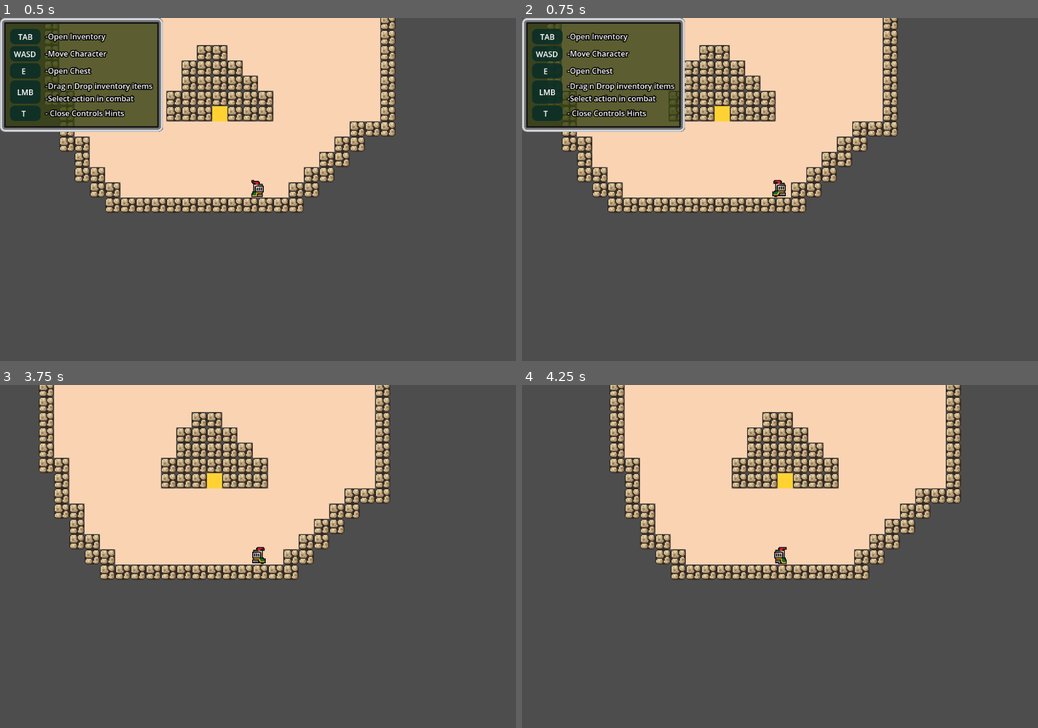
Above: before the commit, frames 1-4 (two rows, left to right).
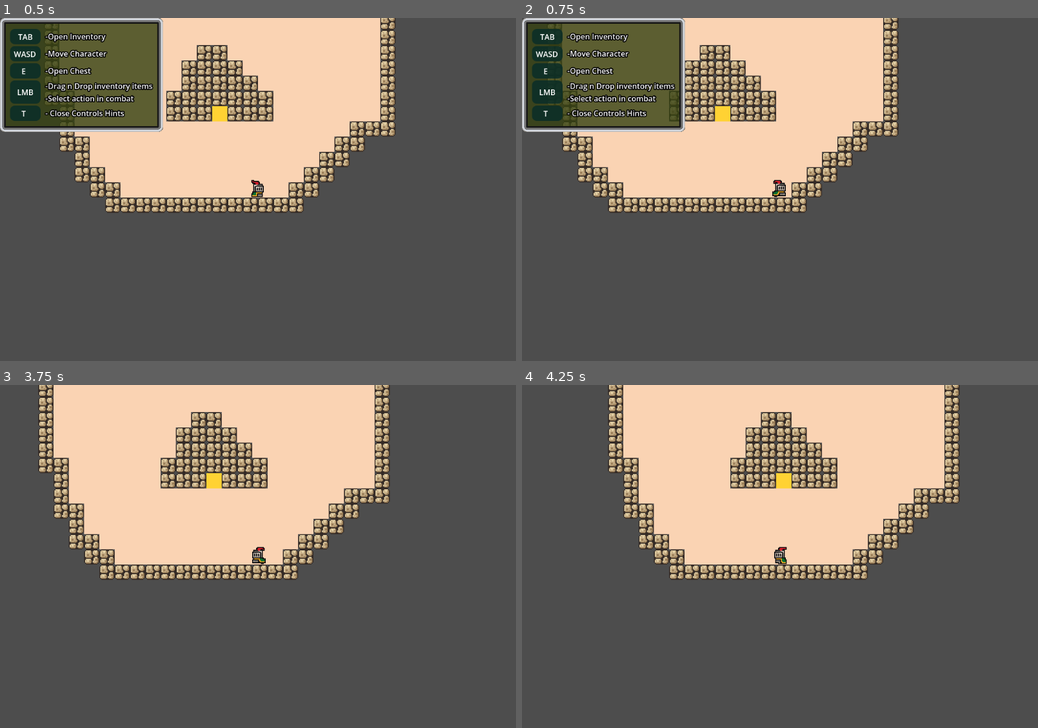
Above: after the commit, the same moments.

Repository: JosiahKey/new-beginnings-version-0.1.0
Game: Godot game, scene res://Scenes/main.tscn
The game is run twice, just before and just after one commit, with the same random seed, the same clock (stepped at 60 frames per second) and the same inputs.
Inputs (mouse positions are in pixels of both pictures, inside the frame that each line leads up to):
- Up to frame 1 (0.5 s): no input
- Up to frame 2 (0.75 s): tap Enter at 0.5 s; move the mouse to (893, 172) at 0.52 s; hold D (move_right) from 0.53 s (still down); click (893, 172) at 0.6 s
- Up to frame 3 (3.75 s): release D (move_right) at 1.25 s; tap Space at 1.25, 2.75 s; drag from (154, 573) to (196, 481) at 1.27 s; tap Enter at 2, 3.5 s; move the mouse to (309, 481) at 2.02 s; hold D (move_right) 2.03-2.75 s; hold T (hidehint) 2.03-2.75 s; drag from (232, 625) to (103, 505) at 2.77 s; move the mouse to (412, 607) at 3.52 s; hold A (move_left) from 3.53 s (still down); hold E (Interact) from 3.53 s (still down)
- Up to frame 4 (4.25 s): keep holding A (move_left); keep holding E (Interact)

Frame 1 is identical in both runs. In frame 2, 2.2% of the frame differs, in the area x 4-73%, y 0-57%; in frame 3, 2.7%; in frame 4, 5.7%, in the area x 16-86%, y 0-57%.

Commit message:
small changes
bugs fixed:
-fixed enemies attacking before combat fade in is finished
balance changes:
-enemies speed needs buffed
-strength and speed start at 1

Diff:
--- a/Globals/player_data.gd
+++ b/Globals/player_data.gd
@@ -8,7 +8,7 @@
 	"Total_hp": 0,
 	"Strength": 0,
 	"Bonus_strength": 0,
-	"Speed": 1,
+	"Speed": 0,
 	"Bonus_speed": 0,
 	"Current_hp": 300,
 	"Accuracy": 0,
--- a/Scenes/Combat.tscn
+++ b/Scenes/Combat.tscn
@@ -132,24 +132,24 @@
 &"fadeout": SubResource("Animation_cy1ba")
 }
 
-[node name="Combat" type="Node2D"]
+[node name="Combat" type="Node2D" unique_id=643408737]
 process_mode = 1
 script = ExtResource("1_cy1ba")
 
-[node name="Combat" type="CanvasLayer" parent="."]
+[node name="Combat" type="CanvasLayer" parent="." unique_id=388883522]
 process_mode = 3
 script = ExtResource("2_wpely")
 
-[node name="Camera2D" type="Camera2D" parent="Combat"]
+[node name="Camera2D" type="Camera2D" parent="Combat" unique_id=1061897076]
 anchor_mode = 0
 
-[node name="Background_Image" type="TextureRect" parent="Combat"]
+[node name="Background_Image" type="TextureRect" parent="Combat" unique_id=560959493]
 offset_right = 1080.0
 offset_bottom = 720.0
 texture = ExtResource("3_cy1ba")
 metadata/_edit_lock_ = true
 
-[node name="Sub_Menus" type="HBoxContainer" parent="Combat/Background_Image"]
+[node name="Sub_Menus" type="HBoxContainer" parent="Combat/Background_Image" unique_id=2138415245]
 layout_mode = 1
 anchors_preset = 7
 anchor_left = 0.5
@@ -164,7 +164,7 @@
 grow_vertical = 0
 theme_override_constants/separation = 2
 
-[node name="HP_Bar" type="NinePatchRect" parent="Combat/Background_Image/Sub_Menus"]
+[node name="HP_Bar" type="NinePatchRect" parent="Combat/Background_Image/Sub_Menus" unique_id=532769296]
 custom_minimum_size = Vector2(32, 128)
 layout_mode = 2
 size_flags_horizontal = 3
@@ -174,7 +174,7 @@
 patch_margin_right = 12
 patch_margin_bottom = 12
 
-[node name="MarginContainer" type="MarginContainer" parent="Combat/Background_Image/Sub_Menus/HP_Bar"]
+[node name="MarginContainer" type="MarginContainer" parent="Combat/Background_Image/Sub_Menus/HP_Bar" unique_id=54256002]
 layout_mode = 1
 anchors_preset = 15
 anchor_right = 1.0
@@ -186,7 +186,7 @@
 theme_override_constants/margin_right = 6
 theme_override_constants/margin_bottom = 6
 
-[node name="Health_Prog" type="TextureProgressBar" parent="Combat/Background_Image/Sub_Menus/HP_Bar/MarginContainer"]
+[node name="Health_Prog" type="TextureProgressBar" parent="Combat/Background_Image/Sub_Menus/HP_Bar/MarginContainer" unique_id=229549591]
 layout_mode = 2
 value = 100.0
 fill_mode = 3
@@ -194,7 +194,7 @@
 texture_under = SubResource("GradientTexture1D_g4qrr")
 texture_progress = SubResource("GradientTexture1D_aqiim")
 
-[node name="Player_Panel" type="NinePatchRect" parent="Combat/Background_Image/Sub_Menus"]
+[node name="Player_Panel" type="NinePatchRect" parent="Combat/Background_Image/Sub_Menus" unique_id=2025273988]
 custom_minimum_size = Vector2(256, 128)
 layout_mode = 2
 texture = ExtResource("2_lm3ry")
@@ -203,7 +203,7 @@
 patch_margin_right = 12
 patch_margin_bottom = 12
 
-[node name="VBoxContainer" type="VBoxContainer" parent="Combat/Background_Image/Sub_Menus/Player_Panel"]
+[node name="VBoxContainer" type="VBoxContainer" parent="Combat/Background_Image/Sub_Menus/Player_Panel" unique_id=1443855622]
 layout_mode = 1
 anchors_preset = 8
 anchor_left = 0.5
@@ -218,7 +218,7 @@
 grow_vertical = 2
 theme_override_constants/separation = -2
 
-[node name="Name" type="Label" parent="Combat/Background_Image/Sub_Menus/Player_Panel/VBoxContainer"]
+[node name="Name" type="Label" parent="Combat/Background_Image/Sub_Menus/Player_Panel/VBoxContainer" unique_id=729872839]
 layout_mode = 2
 theme_override_colors/font_color = Color(1, 1, 1, 1)
 theme_override_colors/font_shadow_color = Color(0, 0, 0, 1)
@@ -226,7 +226,7 @@
 theme_override_constants/outline_size = 4
 text = "Sir Knight The Valorous"
 
-[node name="Combat_Hp_Label" type="Label" parent="Combat/Background_Image/Sub_Menus/Player_Panel/VBoxContainer"]
+[node name="Combat_Hp_Label" type="Label" parent="Combat/Background_Image/Sub_Menus/Player_Panel/VBoxContainer" unique_id=1183683340]
 layout_mode = 2
 theme_override_colors/font_color = Color(1, 1, 1, 1)
 theme_override_colors/font_shadow_color = Color(0, 0, 0, 1)
@@ -234,7 +234,7 @@
 theme_override_constants/outline_size = 4
 text = "<hp: xx/xx>"
 
-[node name="EXP" type="Label" parent="Combat/Background_Image/Sub_Menus/Player_Panel/VBoxContainer"]
+[node name="EXP" type="Label" parent="Combat/Background_Image/Sub_Menus/Player_Panel/VBoxContainer" unique_id=615920400]
 layout_mode = 2
 theme_override_colors/font_color = Color(1, 1, 1, 1)
 theme_override_colors/font_shadow_color = Color(0, 0, 0, 1)
@@ -242,7 +242,7 @@
 theme_override_constants/outline_size = 4
 text = "<exp: xx/xx>"
 
-[node name="Armor" type="Label" parent="Combat/Background_Image/Sub_Menus/Player_Panel/VBoxContainer"]
+[node name="Armor" type="Label" parent="Combat/Background_Image/Sub_Menus/Player_Panel/VBoxContainer" unique_id=1149913180]
 layout_mode = 2
 theme_override_colors/font_color = Color(1, 1, 1, 1)
 theme_override_colors/font_shadow_color = Color(0, 0, 0, 1)
@@ -250,7 +250,7 @@
 theme_override_constants/outline_size = 4
 text = "<armor: xx%>"
 
-[node name="Evasion" type="Label" parent="Combat/Background_Image/Sub_Menus/Player_Panel/VBoxContainer"]
+[node name="Evasion" type="Label" parent="Combat/Background_Image/Sub_Menus/Player_Panel/VBoxContainer" unique_id=39457636]
 layout_mode = 2
 theme_override_colors/font_color = Color(1, 1, 1, 1)
 theme_override_colors/font_shadow_color = Color(0, 0, 0, 1)
@@ -258,7 +258,7 @@
 theme_override_constants/outline_size = 4
 text = "<evasion: xx%>"
 
-[node name="Action_Panel" type="NinePatchRect" parent="Combat/Background_Image/Sub_Menus"]
+[node name="Action_Panel" type="NinePatchRect" parent="Combat/Background_Image/Sub_Menus" unique_id=791549641]
 custom_minimum_size = Vector2(256, 128)
 layout_mode = 2
 texture = ExtResource("2_lm3ry")
@@ -267,7 +267,8 @@
 patch_margin_right = 12
 patch_margin_bottom = 12
 
-[node name="Actions_Container" type="VBoxContainer" parent="Combat/Background_Image/Sub_Menus/Action_Panel"]
+[node name="Actions_Container" type="VBoxContainer" parent="Combat/Background_Image/Sub_Menus/Action_Panel" unique_id=175060115]
+visible = false
 layout_mode = 1
 anchors_preset = 8
 anchor_left = 0.5
@@ -281,7 +282,7 @@
 grow_horizontal = 2
 grow_vertical = 2
 
-[node name="action_button" type="TextureButton" parent="Combat/Background_Image/Sub_Menus/Action_Panel/Actions_Container"]
+[node name="action_button" type="TextureButton" parent="Combat/Background_Image/Sub_Menus/Action_Panel/Actions_Container" unique_id=767503107]
 custom_minimum_size = Vector2(220, 32)
 layout_mode = 2
 size_flags_horizontal = 4
@@ -291,7 +292,7 @@
 texture_pressed = ExtResource("6_cy1ba")
 texture_hover = ExtResource("7_wpely")
 
-[node name="Label" type="Label" parent="Combat/Background_Image/Sub_Menus/Action_Panel/Actions_Container/action_button"]
+[node name="Label" type="Label" parent="Combat/Background_Image/Sub_Menus/Action_Panel/Actions_Container/action_button" unique_id=1216042351]
 layout_mode = 1
 anchors_preset = 8
 anchor_left = 0.5
@@ -311,7 +312,7 @@
 text = "Attack"
 horizontal_alignment = 1
 
-[node name="action_button2" type="TextureButton" parent="Combat/Background_Image/Sub_Menus/Action_Panel/Actions_Container"]
+[node name="action_button2" type="TextureButton" parent="Combat/Background_Image/Sub_Menus/Action_Panel/Actions_Container" unique_id=1568677157]
 custom_minimum_size = Vector2(220, 32)
 layout_mode = 2
 size_flags_horizontal = 4
@@ -321,7 +322,7 @@
 texture_pressed = ExtResource("6_cy1ba")
 texture_hover = ExtResource("7_wpely")
 
-[node name="Label" type="Label" parent="Combat/Background_Image/Sub_Menus/Action_Panel/Actions_Container/action_button2"]
+[node name="Label" type="Label" parent="Combat/Background_Image/Sub_Menus/Action_Panel/Actions_Container/action_button2" unique_id=1232128544]
 layout_mode = 1
 anchors_preset = 8
 anchor_left = 0.5
@@ -340,7 +341,7 @@
 text = "Heal"
 horizontal_alignment = 1
 
-[node name="action_button3" type="TextureButton" parent="Combat/Background_Image/Sub_Menus/Action_Panel/Actions_Container"]
+[node name="action_button3" type="TextureButton" parent="Combat/Background_Image/Sub_Menus/Action_Panel/Actions_Container" unique_id=132148017]
 custom_minimum_size = Vector2(220, 32)
 layout_mode = 2
 size_flags_horizontal = 4
@@ -350,7 +351,7 @@
 texture_pressed = ExtResource("6_cy1ba")
 texture_hover = ExtResource("7_wpely")
 
-[node name="Label" type="Label" parent="Combat/Background_Image/Sub_Menus/Action_Panel/Actions_Container/action_button3"]
+[node name="Label" type="Label" parent="Combat/Background_Image/Sub_Menus/Action_Panel/Actions_Container/action_button3" unique_id=209290052]
 layout_mode = 1
 anchors_preset = 8
 anchor_left = 0.5
@@ -369,7 +370,7 @@
 text = "Attack All"
 horizontal_alignment = 1
 
-[node name="Info_Panels" type="VBoxContainer" parent="Combat/Background_Image/Sub_Menus/Action_Panel"]
+[node name="Info_Panels" type="VBoxContainer" parent="Combat/Background_Image/Sub_Menus/Action_Panel" unique_id=144075751]
 visible = false
 z_index = 1
 layout_mode = 1
@@ -386,7 +387,7 @@
 grow_vertical = 2
 theme_override_constants/separation = 0
 
-[node name="Confirm" type="NinePatchRect" parent="Combat/Background_Image/Sub_Menus/Action_Panel/Info_Panels"]
+[node name="Confirm" type="NinePatchRect" parent="Combat/Background_Image/Sub_Menus/Action_Panel/Info_Panels" unique_id=1155190251]
 custom_minimum_size = Vector2(248, 42)
 layout_mode = 2
 texture = ExtResource("2_lm3ry")
@@ -395,7 +396,7 @@
 patch_margin_right = 6
 patch_margin_bottom = 6
 
-[node name="H" type="HBoxContainer" parent="Combat/Background_Image/Sub_Menus/Action_Panel/Info_Panels/Confirm"]
+[node name="H" type="HBoxContainer" parent="Combat/Background_Image/Sub_Menus/Action_Panel/Info_Panels/Confirm" unique_id=1909626965]
 layout_mode = 1
 anchors_preset = 15
 anchor_right = 1.0
@@ -404,18 +405,18 @@
 grow_vertical = 2
 alignment = 1
 
-[node name="back" type="Button" parent="Combat/Background_Image/Sub_Menus/Action_Panel/Info_Panels/Confirm/H"]
+[node name="back" type="Button" parent="Combat/Background_Image/Sub_Menus/Action_Panel/Info_Panels/Confirm/H" unique_id=1366355233]
 layout_mode = 2
 size_flags_horizontal = 4
 size_flags_vertical = 4
 text = "back"
 
-[node name="confirm_btn" type="Button" parent="Combat/Background_Image/Sub_Menus/Action_Panel/Info_Panels/Confirm/H"]
+[node name="confirm_btn" type="Button" parent="Combat/Background_Image/Sub_Menus/Action_Panel/Info_Panels/Confirm/H" unique_id=1575963225]
 layout_mode = 2
 size_flags_vertical = 4
 text = "confirm"
 
-[node name="Info" type="NinePatchRect" parent="Combat/Background_Image/Sub_Menus/Action_Panel/Info_Panels"]
+[node name="Info" type="NinePatchRect" parent="Combat/Background_Image/Sub_Menus/Action_Panel/Info_Panels" unique_id=1861480476]
 custom_minimum_size = Vector2(248, 100)
 layout_mode = 2
 texture = ExtResource("2_lm3ry")
@@ -424,7 +425,7 @@
 patch_margin_right = 6
 patch_margin_bottom = 6
 
-[node name="VBoxContainer" type="VBoxContainer" parent="Combat/Background_Image/Sub_Menus/Action_Panel/Info_Panels/Info"]
+[node name="VBoxContainer" type="VBoxContainer" parent="Combat/Background_Image/Sub_Menus/Action_Panel/Info_Panels/Info" unique_id=1810994605]
 layout_mode = 1
 anchors_preset = 8
 anchor_left = 0.5
@@ -438,15 +439,15 @@
 grow_horizontal = 2
 grow_vertical = 2
 
-[node name="damage" type="Label" parent="Combat/Background_Image/Sub_Menus/Action_Panel/Info_Panels/Info/VBoxContainer"]
+[node name="damage" type="Label" parent="Combat/Background_Image/Sub_Menus/Action_Panel/Info_Panels/Info/VBoxContainer" unique_id=1448523847]
 layout_mode = 2
 text = "<damage range>"
 
-[node name="hit_chance" type="Label" parent="Combat/Background_Image/Sub_Menus/Action_Panel/Info_Panels/Info/VBoxContainer"]
+[node name="hit_chance" type="Label" parent="Combat/Background_Image/Sub_Menus/Action_Panel/Info_Panels/Info/VBoxContainer" unique_id=1995710480]
 layout_mode = 2
 text = "<chance to hit>"
 
-[node name="Enemy_Panel" type="NinePatchRect" parent="Combat/Background_Image/Sub_Menus"]
+[node name="Enemy_Panel" type="NinePatchRect" parent="Combat/Background_Image/Sub_Menus" unique_id=1817255766]
 custom_minimum_size = Vector2(256, 128)
 layout_mode = 2
 texture = ExtResource("2_lm3ry")
@@ -455,7 +456,7 @@
 patch_margin_right = 12
 patch_margin_bottom = 12
 
-[node name="V" type="VBoxContainer" parent="Combat/Background_Image/Sub_Menus/Enemy_Panel"]
+[node name="V" type="VBoxContainer" parent="Combat/Background_Image/Sub_Menus/Enemy_Panel" unique_id=1337266882]
 layout_mode = 1
 anchors_preset = 8
 anchor_left = 0.5
@@ -470,27 +471,22 @@
 grow_vertical = 2
 theme_override_constants/separation = 0
 
-[node name="Label1" type="Label" parent="Combat/Background_Image/Sub_Menus/Enemy_Panel/V"]
-layout_mode = 2
-text = "Green Slime"
-
-[node name="Label2" type="Label" parent="Combat/Background_Image/Sub_Menus/Enemy_Panel/V"]
-layout_mode = 2
-text = "Green Slime"
-
-[node name="Label3" type="Label" parent="Combat/Background_Image/Sub_Menus/Enemy_Panel/V"]
-layout_mode = 2
-text = "."
-
-[node name="Label4" type="Label" parent="Combat/Background_Image/Sub_Menus/Enemy_Panel/V"]
-layout_mode = 2
-text = "."
-
-[node name="Label5" type="Label" parent="Combat/Background_Image/Sub_Menus/Enemy_Panel/V"]
-layout_mode = 2
-text = "Green Slime"
-
-[node name="Enemy_Sprites" type="HBoxContainer" parent="Combat/Background_Image"]
+[node name="Label1" type="Label" parent="Combat/Background_Image/Sub_Menus/Enemy_Panel/V" unique_id=1065290480]
+layout_mode = 2
+
+[node name="Label2" type="Label" parent="Combat/Background_Image/Sub_Menus/Enemy_Panel/V" unique_id=1206493730]
+layout_mode = 2
+
+[node name="Label3" type="Label" parent="Combat/Background_Image/Sub_Menus/Enemy_Panel/V" unique_id=230761597]
+layout_mode = 2
+
+[node name="Label4" type="Label" parent="Combat/Background_Image/Sub_Menus/Enemy_Panel/V" unique_id=1994928681]
+layout_mode = 2
+
+[node name="Label5" type="Label" parent="Combat/Background_Image/Sub_Menus/Enemy_Panel/V" unique_id=863757951]
+layout_mode = 2
+
+[node name="Enemy_Sprites" type="HBoxContainer" parent="Combat/Background_Image" unique_id=1266792812]
 layout_mode = 0
 offset_left = 566.0
 offset_top = 373.0
@@ -498,7 +494,7 @@
 offset_bottom = 435.0
 alignment = 2
 
-[node name="Player" type="Control" parent="Combat/Background_Image"]
+[node name="Player" type="Control" parent="Combat/Background_Image" unique_id=40468200]
 layout_mode = 1
 anchors_preset = 8
 anchor_left = 0.5
@@ -513,7 +509,7 @@
 grow_vertical = 2
 script = ExtResource("8_kbh2q")
 
-[node name="Player_Turn_Indicator" type="GPUParticles2D" parent="Combat/Background_Image/Player"]
+[node name="Player_Turn_Indicator" type="GPUParticles2D" parent="Combat/Background_Image/Player" unique_id=1248712178]
 visible = false
 material = SubResource("CanvasItemMaterial_jcjnu")
 position = Vector2(16, 32)
@@ -522,7 +518,7 @@
 lifetime = 1.34
 process_material = SubResource("ParticleProcessMaterial_dpwsi")
 
-[node name="Hit_Indicator" type="GPUParticles2D" parent="Combat/Background_Image/Player"]
+[node name="Hit_Indicator" type="GPUParticles2D" parent="Combat/Background_Image/Player" unique_id=1049614204]
 material = SubResource("CanvasItemMaterial_g4qrr")
 position = Vector2(16, 16)
 emitting = false
@@ -534,24 +530,24 @@
 randomness = 0.31
 process_material = SubResource("ParticleProcessMaterial_jcjnu")
 
-[node name="Player_Sprite" type="AnimatedSprite2D" parent="Combat/Background_Image/Player"]
+[node name="Player_Sprite" type="AnimatedSprite2D" parent="Combat/Background_Image/Player" unique_id=1900476519]
 position = Vector2(16, 16)
 scale = Vector2(3, 3)
 sprite_frames = ExtResource("3_cqrb7")
 animation = &"damaged"
 autoplay = "idle"
 
-[node name="player_hit" type="AudioStreamPlayer" parent="Combat/Background_Image/Player"]
+[node name="player_hit" type="AudioStreamPlayer" parent="Combat/Background_Image/Player" unique_id=933505188]
 stream = ExtResource("9_snhto")
 volume_db = -2.922
 bus = &"SFX"
 
-[node name="player_miss" type="AudioStreamPlayer" parent="Combat/Background_Image/Player" groups=["Plains"]]
+[node name="player_miss" type="AudioStreamPlayer" parent="Combat/Background_Image/Player" unique_id=875012986 groups=["Plains"]]
 stream = ExtResource("10_khfr5")
 volume_db = -9.764
 bus = &"SFX"
 
-[node name="Turn_Banner" type="ColorRect" parent="Combat/Background_Image"]
+[node name="Turn_Banner" type="ColorRect" parent="Combat/Background_Image" unique_id=2038718065]
 modulate = Color(0.6313726, 0.6313726, 0.6313726, 0)
 custom_minimum_size = Vector2(0, 60)
 layout_mode = 1
@@ -566,7 +562,7 @@
 grow_vertical = 2
 color = Color(0.2509804, 0.2509804, 0.2509804, 0.8627451)
 
-[node name="Label" type="Label" parent="Combat/Background_Image/Turn_Banner"]
+[node name="Label" type="Label" parent="Combat/Background_Image/Turn_Banner" unique_id=1245558572]
 modulate = Color(1, 1, 1, 0)
 layout_mode = 1
 anchors_preset = 8
@@ -583,30 +579,28 @@
 theme_override_font_sizes/font_size = 29
 text = "Player Turn"
 
-[node name="AnimationPlayer" type="AnimationPlayer" parent="Combat/Background_Image/Turn_Banner"]
-libraries = {
-&"": SubResource("AnimationLibrary_kbh2q")
-}
-autoplay = "RESET"
-
-[node name="Reward" parent="Combat" instance=ExtResource("9_nm52r")]
-
-[node name="player_miss" type="AudioStreamPlayer" parent="Combat"]
+[node name="AnimationPlayer" type="AnimationPlayer" parent="Combat/Background_Image/Turn_Banner" unique_id=578679979]
+libraries/ = SubResource("AnimationLibrary_kbh2q")
+autoplay = &"RESET"
+
+[node name="Reward" parent="Combat" unique_id=1125866089 instance=ExtResource("9_nm52r")]
+
+[node name="player_miss" type="AudioStreamPlayer" parent="Combat" unique_id=1988699085]
 stream = ExtResource("10_khfr5")
 volume_db = -9.764
 bus = &"SFX"
 
-[node name="player_hit" type="AudioStreamPlayer" parent="Combat"]
+[node name="player_hit" type="AudioStreamPlayer" parent="Combat" unique_id=798428849]
 stream = ExtResource("9_snhto")
 volume_db = -2.922
 bus = &"SFX"
 
-[node name="select" type="AudioStreamPlayer" parent="Combat"]
+[node name="select" type="AudioStreamPlayer" parent="Combat" unique_id=809260623]
 stream = ExtResource("10_s7a1o")
 volume_db = -6.0
 bus = &"SFX"
 
-[node name="fanfare" type="AudioStreamPlayer" parent="Combat"]
+[node name="fanfare" type="AudioStreamPlayer" parent="Combat" unique_id=721265631]
 stream = ExtResource("11_ym1s2")
 volume_db = -6.0
 bus = &"SFX"
--- a/Scripts/combat_engine.gd
+++ b/Scripts/combat_engine.gd
@@ -15,6 +15,7 @@
 	SignalBus.connect('combat_exited', Callable(self, "clean_up"))
 
 	generate_combatants()
+	await get_tree().create_timer(1.2).timeout
 	roll_initiative()
 
 	if(GameState.biome == "Boss"):
Not shown: 1 places in Scenes/Combat.tscn that only renumber resources
